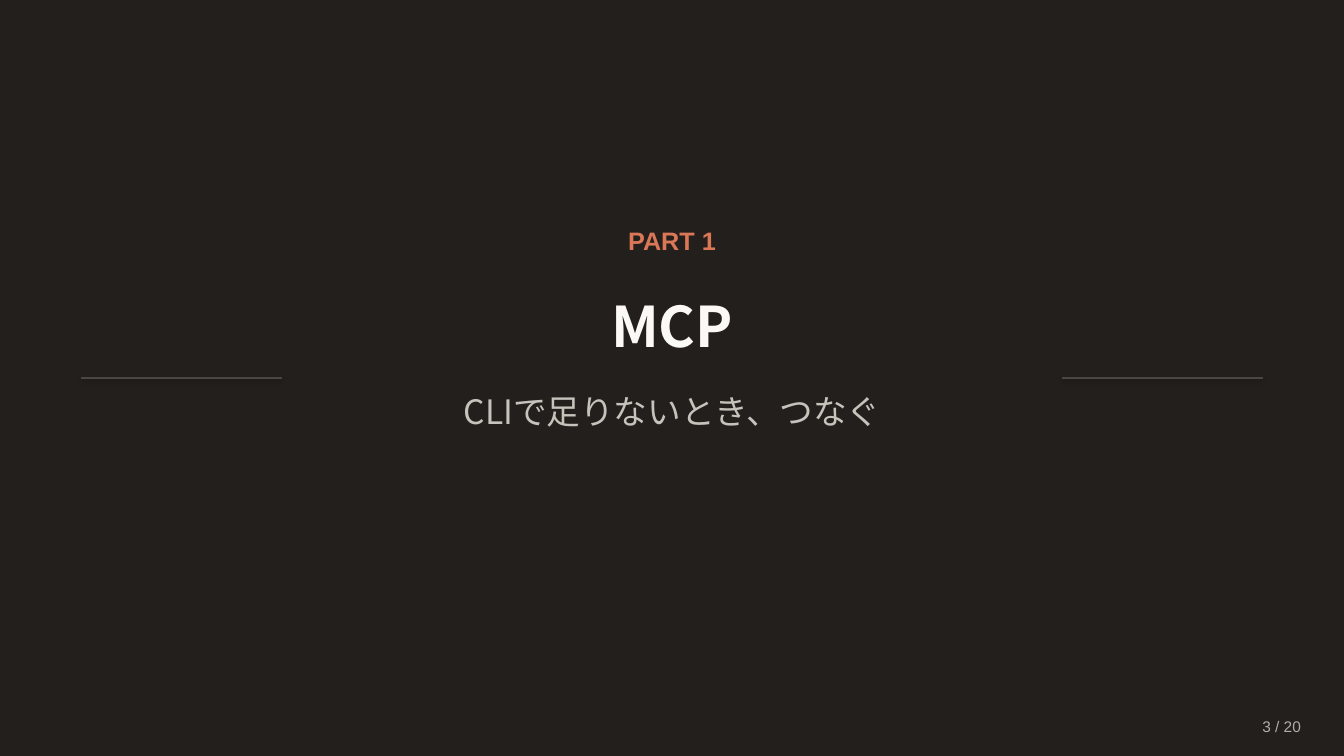
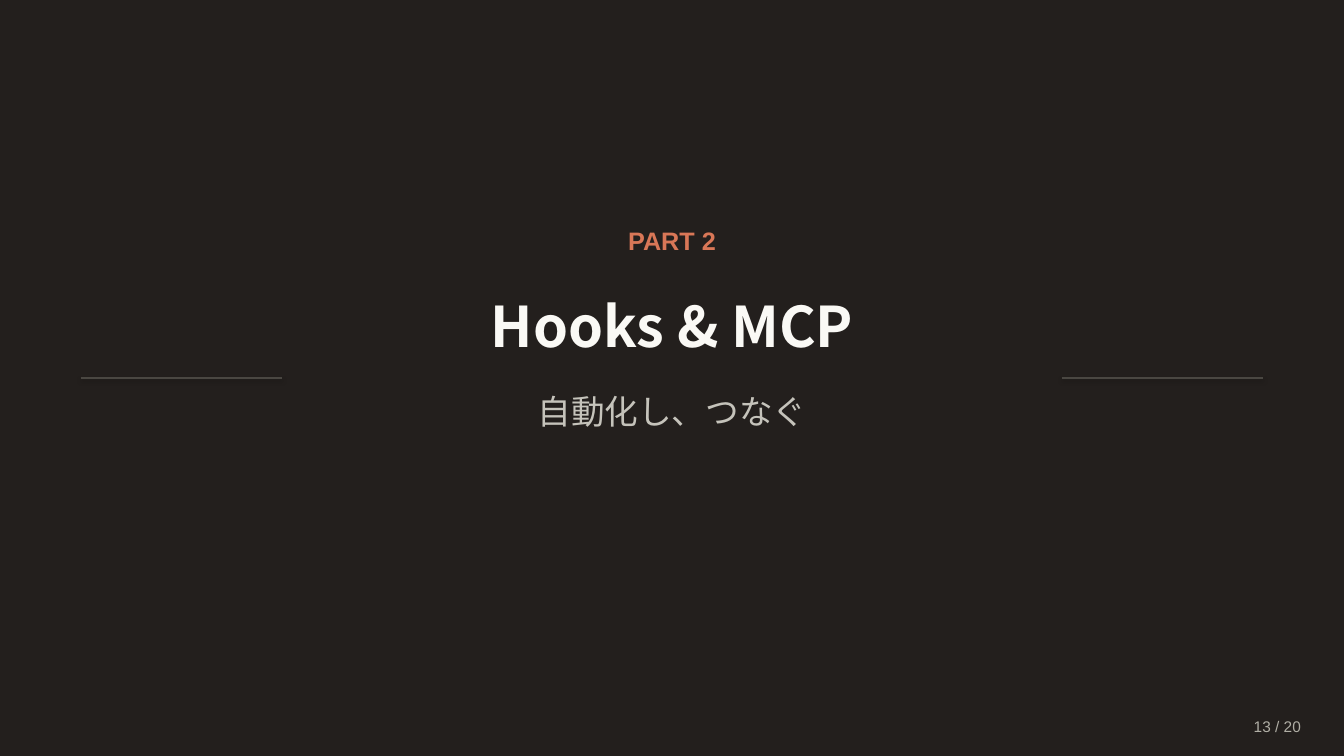
Before and after one commit to Ischca/zenn, a slide deck: slide 13 of slides/Claude_session3.pptx (slide 3 before the commit). Drawn at 1344x756 pixels with LibreOffice and Linux fonts; fonts in the diff are those of the drawing. Boxes give left, top, right and bottom in pixels: in the first picture for what was removed or moved away, otherwise in the second. Text is boxed around its words. In the diff, an @@ line names an element or a change of style, - is before the commit and + after.

```diff
--- a/slides/Claude_session3.pptx
+++ b/slides/Claude_session3.pptx
@@ text at (628,232,716,250): text changed @@
-PART 1
+PART 2
@@ text at (491,302,853,348): text changed @@
-MCP
+Hooks & MCP
@@ text at (538,396,807,427): text changed @@
-CLIで足りないとき、つなぐ
+自動化し、つなぐ
@@ text at (1254,721,1301,732): text changed @@
-3 / 20
+13 / 20
```
Also in this commit, not shown: 11 other slides changed, 8 slides added, 8 slides removed, 1 other file.
